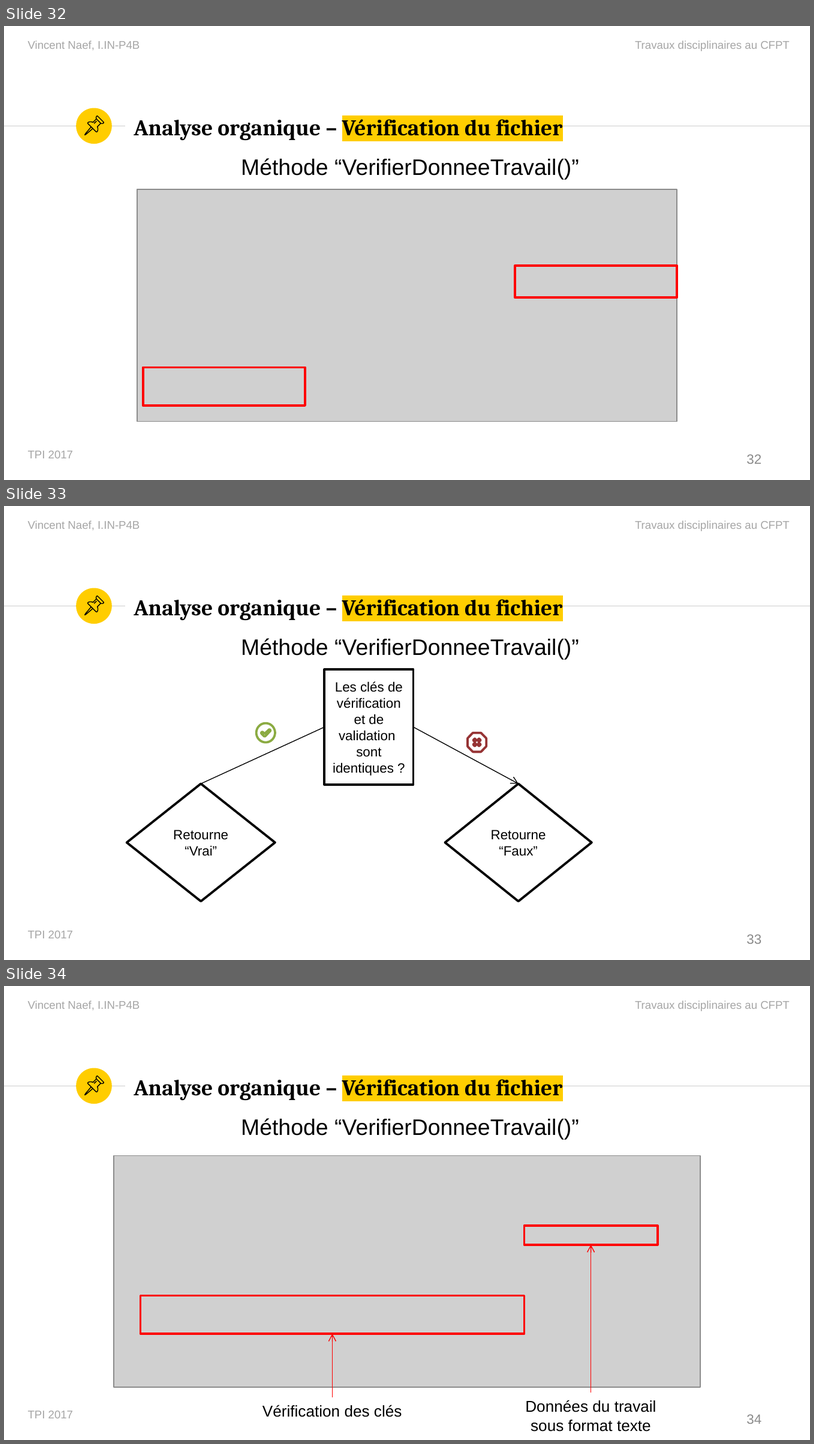
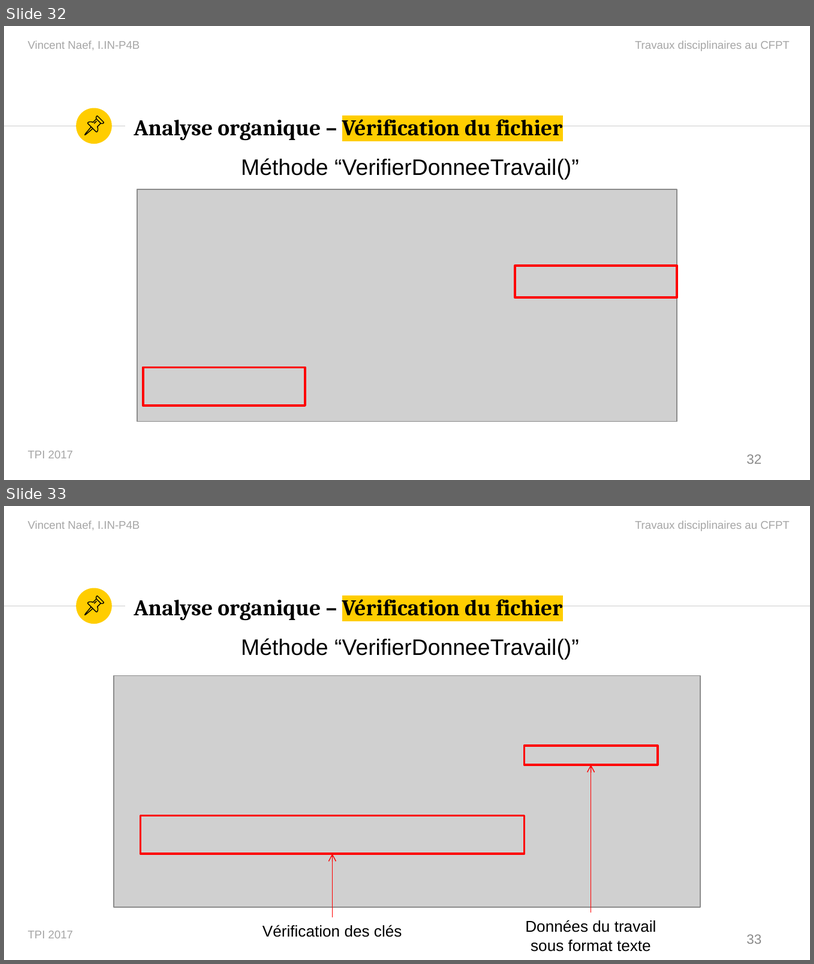
Before and after one commit to vinelo/TPI, a slide deck: Présentation/PresentationTPI.pptx. Shown one above the other, each under a label of ours: slides 32, 33 and 34 before the commit, slides 32 and 33 after it. The pictures are 814x1444 and 814x964 pixels, drawn with LibreOffice and Linux fonts; fonts in the diff are those of the drawing; grey boxes stand for pictures. Boxes give left, top, right and bottom in pixels: in the first picture for what was removed or moved away, otherwise in the second. Text is boxed around its words. In the diff, an @@ line names an element or a change of style, - is before the commit and + after.

```diff
--- a/Présentation/PresentationTPI.pptx
+++ b/Présentation/PresentationTPI.pptx
@@ slide 33 removed at <box>4,506,810,960</box>, background #FFFFFF; not listed: 6 template elements that a slide beside it also shows @@
@@ title removed at <box>134,594,563,621</box> @@
-Analyse organique – Vérification du fichier
@@ group removed at <box>84,597,103,615</box>: 4 freeform shapes @@
@@ text removed at <box>241,638,579,660</box> @@
-Méthode “VerifierDonneeTravail()”
@@ rectangle removed at <box>325,670,414,785</box> @@
-Les clés de vérification et de validation sont identiques ?
@@ line removed from (325, 727) to (201, 783) @@
@@ freeform shape removed at <box>257,723,275,742</box> @@
@@ arrow removed from (414, 727) to (518, 783) @@
@@ freeform shape removed at <box>468,733,486,752</box> @@
@@ diamond removed at <box>126,783,275,901</box> @@
-Retourne “Vrai”
@@ diamond removed at <box>445,783,592,901</box> @@
-Retourne “Faux”
@@ page number removed at <box>747,934,762,943</box> @@
-33
@@ what was slide 34 is now slide 33 @@
@@ page number at <box>747,934,762,943</box>: text changed @@
-34
+33
```
Also in this commit, not shown: 7 slides changed, 3 slides added, 3 other slides removed, 5 other files.
